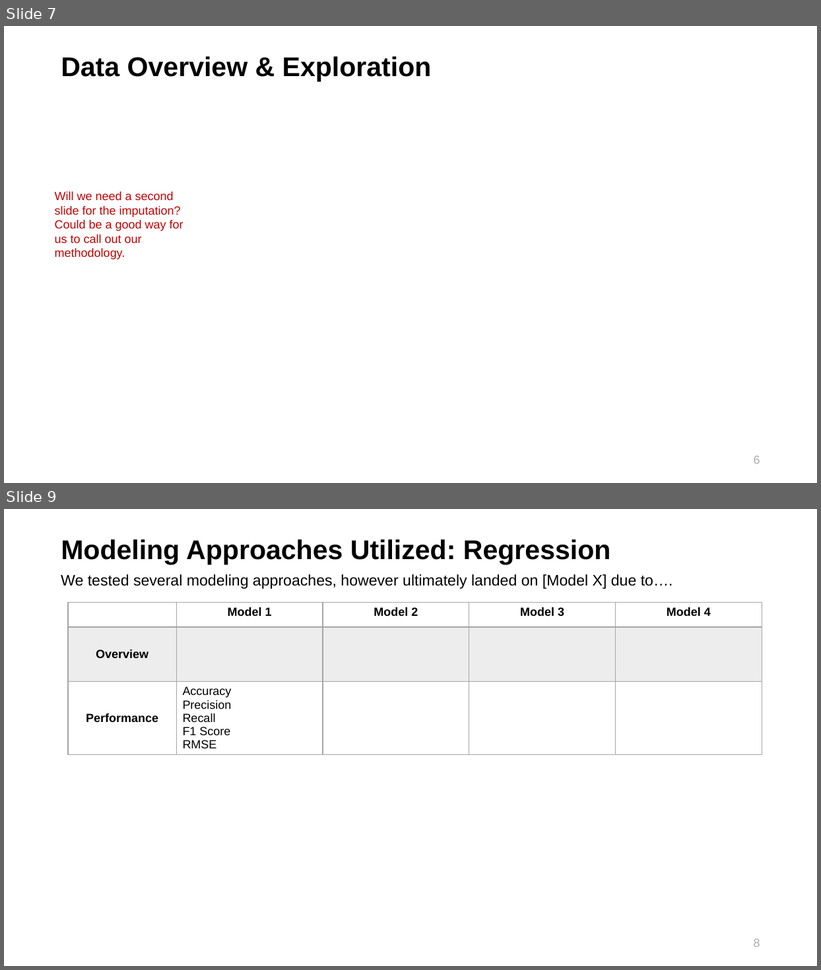
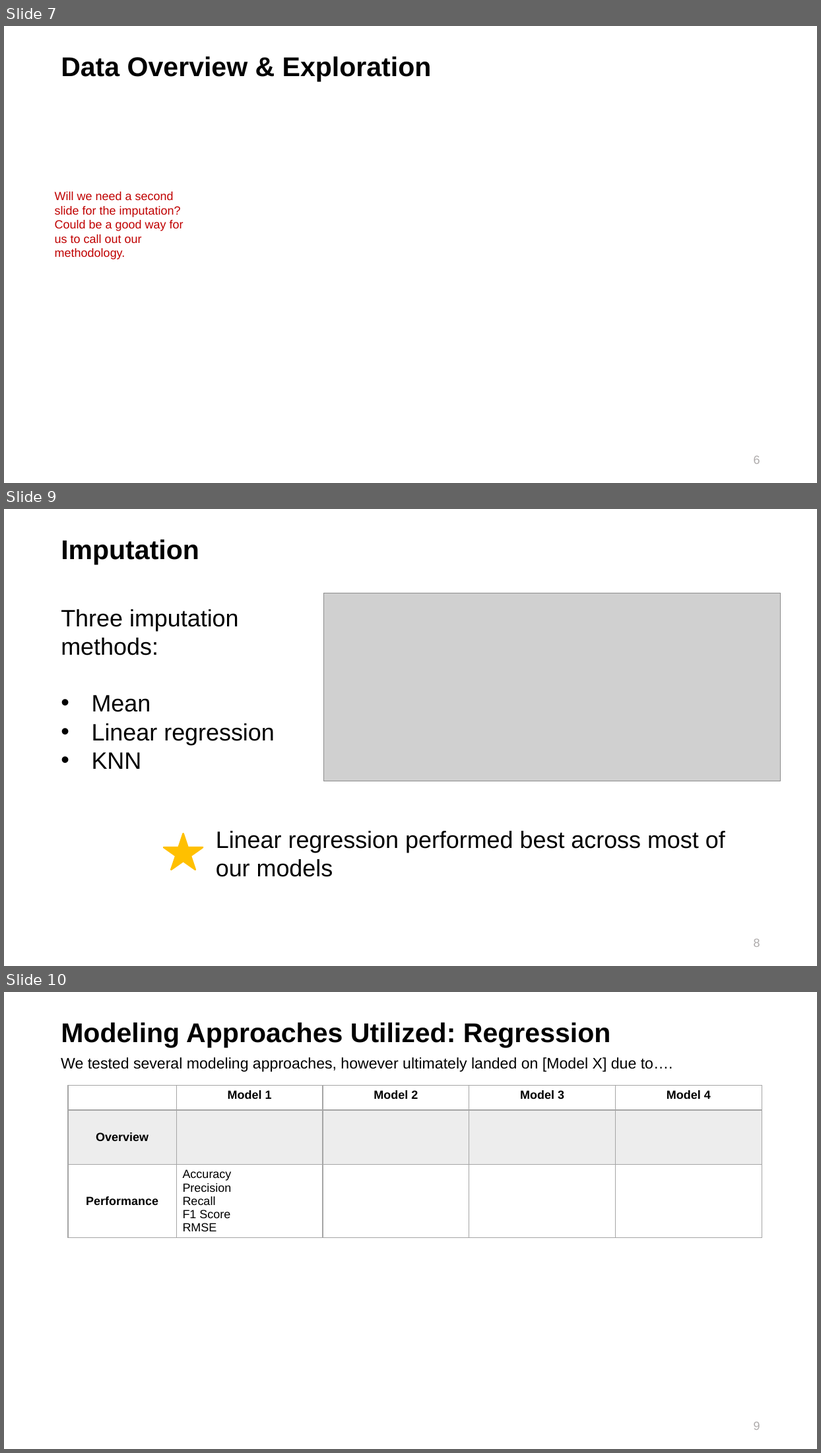
Before and after one commit to maringow/DataMiningGroupProject, a slide deck: Data Mining_Final Project_Hospital Ranking.pptx. Shown one above the other, each under a label of ours: slides 7 and 9 before the commit, slides 7, 9 and 10 after it; the slides between them are not shown. The pictures are 821x970 and 821x1453 pixels, drawn with LibreOffice and Linux fonts; fonts in the diff are those of the drawing; grey boxes stand for pictures; background and template pictures are left out. Boxes give left, top, right and bottom in pixels: in the first picture for what was removed or moved away, otherwise in the second. Text is boxed around its words. In the diff, an @@ line names an element or a change of style, - is before the commit and + after.

```diff
--- a/Data Mining_Final Project_Hospital Ranking.pptx
+++ b/Data Mining_Final Project_Hospital Ranking.pptx
@@ slide 9 added at [4,509,817,966], background picture (left out) @@
@@ title added at [61,539,199,565], 32 pt, text #000000, bold @@
+Imputation
@@ picture added at [323,593,780,781] @@
@@ text added at [61,609,275,769], 28 pt, text #000000 @@
+Three imputation methods:
+• Mean
+• Linear regression
+• KNN
@@ star added at [164,834,203,870], fill #FFC000, outline #FFC000 2 pt @@
@@ text added at [216,831,725,877], 28 pt, text #000000 @@
+Linear regression performed best across most of our models
@@ page number added at [754,939,760,947], 14 pt, text #AEABAB @@
+8
@@ what was slide 9 is now slide 10 @@
@@ page number at [754,1422,760,1430]: text changed @@
-8
+9
```
Also in this commit, not shown: 1 other slide added, 1 slide removed.
